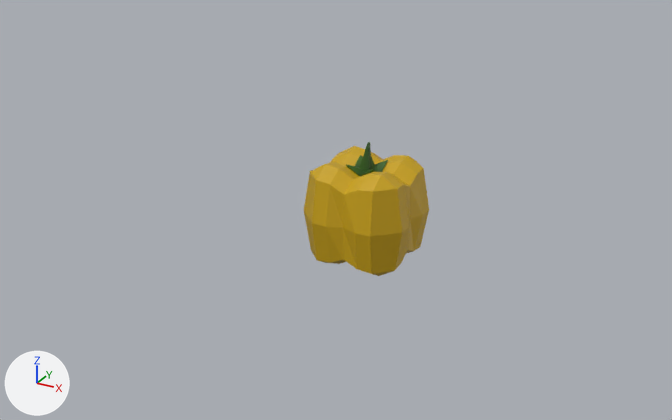
Renders of the Blender file Vegetables/Blender File/vegetables.blend from each side of a commit.
One viewpoint serves both versions: a camera (50 mm lens) standing at (10.04, -21.14, 10.36) and looking at (-1.72, 0.23, -0.33). Lighting does not change. The marker at lower left points along +X, +Y and +Z.

Before the edit, the objects in view are built like this:
```python
ob_bell_pepper = bpy.data.objects.new('bell pepper', me_cube_004)
ob_bell_pepper.location = (-0.63, 0.0, 0.0)
ob_bell_pepper.scale = (0.511, 0.511, 0.511)
ob_bell_pepper_001 = bpy.data.objects.new('bell pepper.001', me_cube_003)
ob_bell_pepper_001.location = (-0.63, 0.0, 0.0)
ob_bell_pepper_001.scale = (0.511, 0.511, 0.511)
ob_cucumber2 = bpy.data.objects.new('Cucumber2', me_cube)
ob_cucumber2.location = (0.0, 0.0, 0.0)
ob_cucumber_001 = bpy.data.objects.new('Cucumber.001', me_cube_005)
ob_cucumber_001.location = (0.0, 0.0, 0.0)
ob_eggplant = bpy.data.objects.new('Eggplant', me_cube_002)
ob_eggplant.location = (-3.14, 0.0, 0.0)
ob_eggplant2 = bpy.data.objects.new('Eggplant2', me_cube_001)
ob_eggplant2.location = (-0.11, 0.0, 0.0)
```
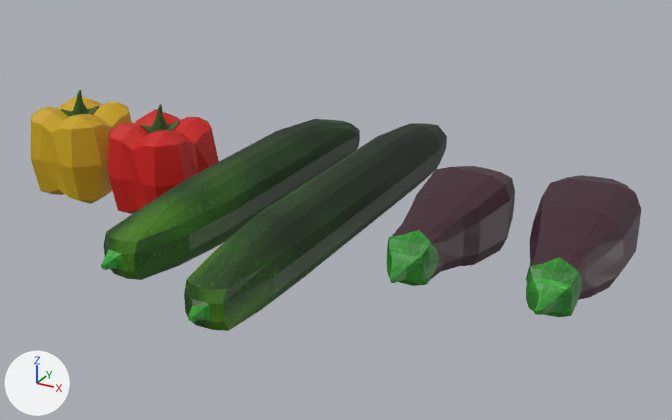
Where the change shows, as pixel boxes (x1, y1, x2, y2) in the pictures (672 x 420 px):
'Cucumber2', shown
    after: (184, 123, 447, 331)
'bell pepper', mesh moved
    before: (304, 142, 429, 276)
    after: (31, 90, 132, 204)
'Cucumber.001', shown (green)
    after: (101, 119, 360, 280)
'Eggplant2', shown
    after: (526, 175, 641, 317)
'Eggplant', shown
    after: (387, 166, 515, 286)
'bell pepper.001', shown (red)
    after: (107, 104, 219, 214)

What changed in the scene script:
```text
Change me_cube_001:
    where me_cube_001.from_pydata(...)  # 249 vertices, 245 faces; spans x -1.45..1.11, y -3.25..3.93, z -1.23..1.22
    used by ob_eggplant2; location = (-0.11, 0.0, 0.0)
    me_cube_001 part 1: the whole mesh is moved by (5.29, 0.0, 0.0)
Change me_cube_002:
    where me_cube_002.from_pydata(...)  # 249 vertices, 245 faces; spans x 1.87..4.29, y -3.46..3.05, z -1.15..1.14
    used by ob_eggplant; location = (-3.14, 0.0, 0.0)
    me_cube_002 part 2: the whole mesh is moved by (1.9, 0.0, 0.0)
Change me_cube:
    where me_cube.from_pydata(...)  # 104 vertices, 106 faces; spans x -1.11..0.89, y -7.14..6.68, z -1.0..1.0
    used by ob_cucumber2; location = (0.0, 0.0, 0.0)
    me_cube part 3: the whole mesh is moved by (-1.38, 0.0, 0.0)
Change me_cube_004:
    where me_cube_004.from_pydata(...)  # 150 vertices, 152 faces; spans x -2.95..2.95, y -2.97..2.97, z -2.89..3.84
    used by ob_bell_pepper; location = (-0.63, 0.0, 0.0); scale = (0.511, 0.511, 0.511)
    me_cube_004 part 4: the whole mesh is moved by (-20.17, 0.0, 0.0)
Change me_cube_005:
    where me_cube_005.from_pydata(...)  # 104 vertices, 106 faces; spans x -1.11..0.93, y -6.17..5.56, z -1.0..1.0
    used by ob_cucumber_001; location = (0.0, 0.0, 0.0)
    me_cube_005 part 5: the whole mesh is moved by (-4.39, 0.0, 0.0)
Change me_cube_003:
    where me_cube_003.from_pydata(...)  # 150 vertices, 152 faces; spans x -2.95..2.95, y -2.97..2.97, z -2.89..3.84
    used by ob_bell_pepper_001; location = (-0.63, 0.0, 0.0); scale = (0.511, 0.511, 0.511)
    me_cube_003 part 6: the whole mesh is moved by (-13.85, 0.0, 0.0)
Change ob_eggplant2:
    remove ob_eggplant2.hide_set(True)
Change ob_eggplant:
    remove ob_eggplant.hide_set(True)
Change ob_cucumber2:
    remove ob_cucumber2.hide_set(True)
Change ob_cucumber_001:
    remove ob_cucumber_001.hide_set(True)
Change ob_bell_pepper_001:
    remove ob_bell_pepper_001.hide_set(True)
```
